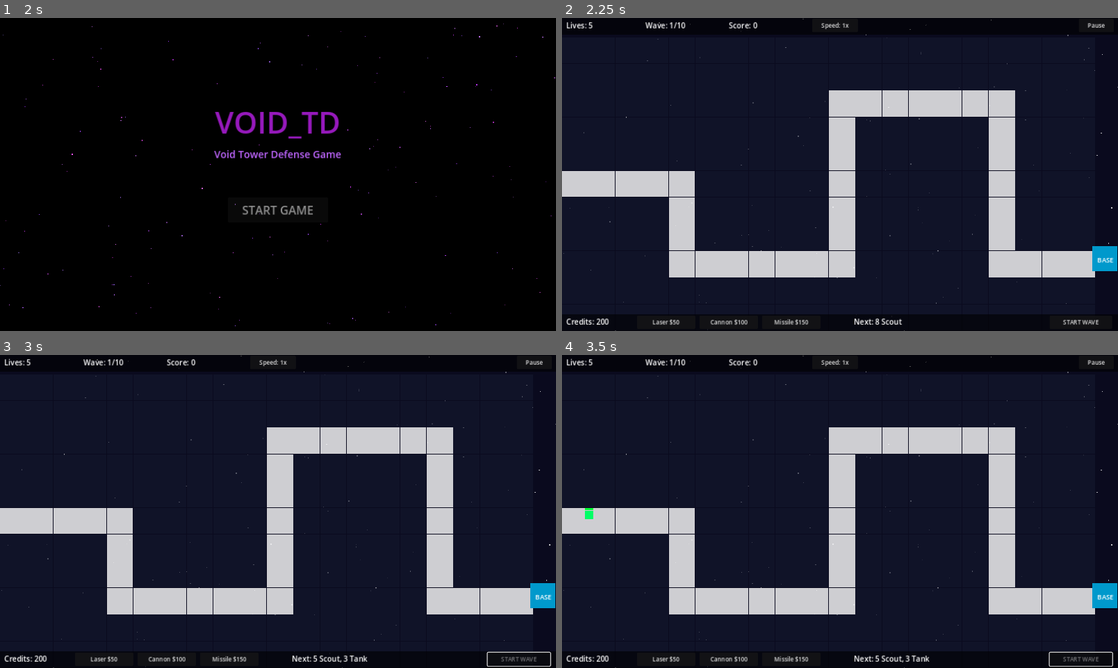
Above: before the commit, frames 1-4 (two rows, left to right).
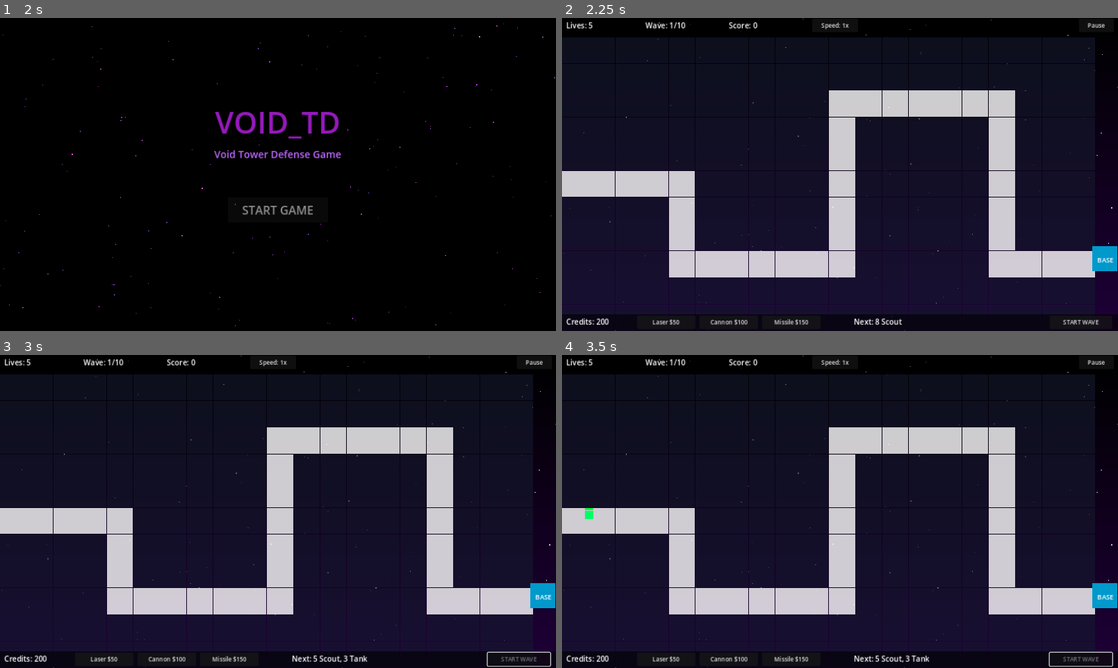
Above: after the commit, the same moments.

Repository: brew354/void_TD
Game: Godot game, scene res://Scenes/MenuScene.tscn
Two runs of this game, one before a commit and one after it. Both use one fixed random seed, a clock stepped at 60 frames per second and the inputs below.
Inputs (mouse positions are in pixels of both pictures, inside the frame that each line leads up to):
- Up to frame 1 (2 s): move the mouse to (400, 158) at 0.52 s; click (400, 158) at 0.67 s; move the mouse to (166, 190) at 1.27 s; click (166, 190) at 1.42 s
- Up to frame 2 (2.25 s): click "START GAME" at 2 s
- Up to frame 3 (3 s): click "START WAVE" at 2.75 s
- Up to frame 4 (3.5 s): no input

Frame 1 is identical in both runs. In frame 2, 1.1% of the frame differs, in the area x 0-100%, y 5-11%; in frame 3, 1.1%; in frame 4, 1.1%.

Commit message:
Change map background to black-to-dark-purple gradient
Co-Authored-By: Claude Sonnet 4.6 <noreply@anthropic.com>

Diff:
--- a/Void_TD/Scenes/GameScene.gd
+++ b/Void_TD/Scenes/GameScene.gd
@@ -84,9 +84,17 @@
 	add_child(projectile_layer)
 
 func _draw_background() -> void:
-	var bg = ColorRect.new()
-	bg.color = Color(0.04, 0.04, 0.12)
+	var gradient = Gradient.new()
+	gradient.set_color(0, Color(0.0, 0.0, 0.0))
+	gradient.set_color(1, Color(0.12, 0.0, 0.22))
+	var grad_tex = GradientTexture2D.new()
+	grad_tex.gradient = gradient
+	grad_tex.fill_from = Vector2(0.5, 0.0)
+	grad_tex.fill_to   = Vector2(0.5, 1.0)
+	var bg = TextureRect.new()
+	bg.texture = grad_tex
 	bg.size = Vector2(GameConfig.SCENE_WIDTH, GameConfig.SCENE_HEIGHT)
+	bg.stretch_mode = TextureRect.STRETCH_SCALE
 	background_layer.add_child(bg)
 	# Simple star dots
 	for i in range(120):
